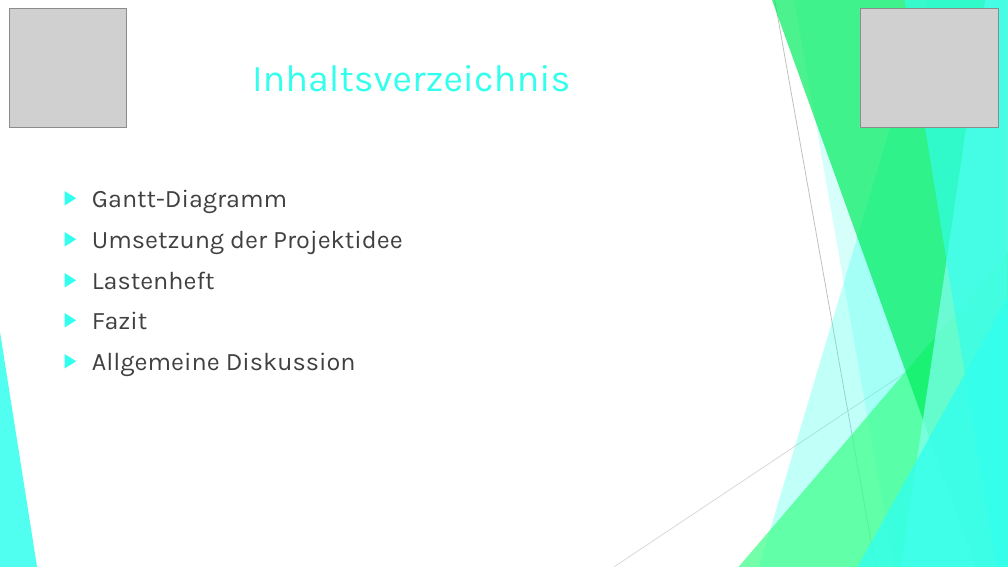
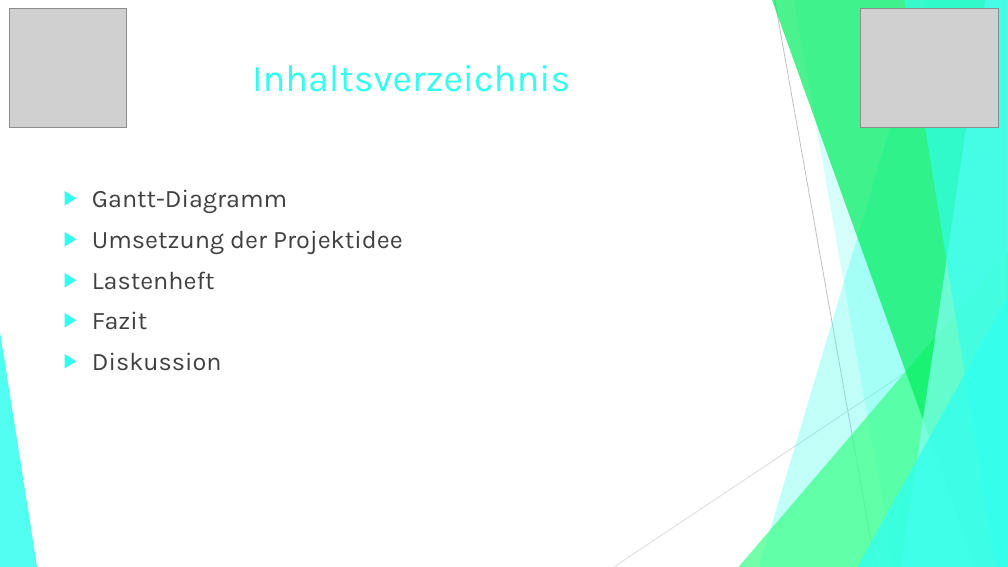
Before and after one commit to jGrochla/PocketCoach, a slide deck: slide 2 of PocketCoachExcel-PDF/PowerPoints/PocketCoach.pptx. Drawn at 1008x567 pixels with LibreOffice and Linux fonts; fonts in the diff are those of the drawing; grey boxes stand for pictures. Boxes give left, top, right and bottom in pixels: in the first picture for what was removed or moved away, otherwise in the second. Text is boxed around its words. In the diff, an @@ line names an element or a change of style, - is before the commit and + after.

```diff
--- a/PocketCoachExcel-PDF/PowerPoints/PocketCoach.pptx
+++ b/PocketCoachExcel-PDF/PowerPoints/PocketCoach.pptx
@@ text at <box>92,352,222,371</box>: text changed @@
-▶ Allgemeine Diskussion
+▶ Diskussion
```
Also in this commit, not shown: 6 other slides changed, 4 slides added, 1 slide removed, 1 other file.
